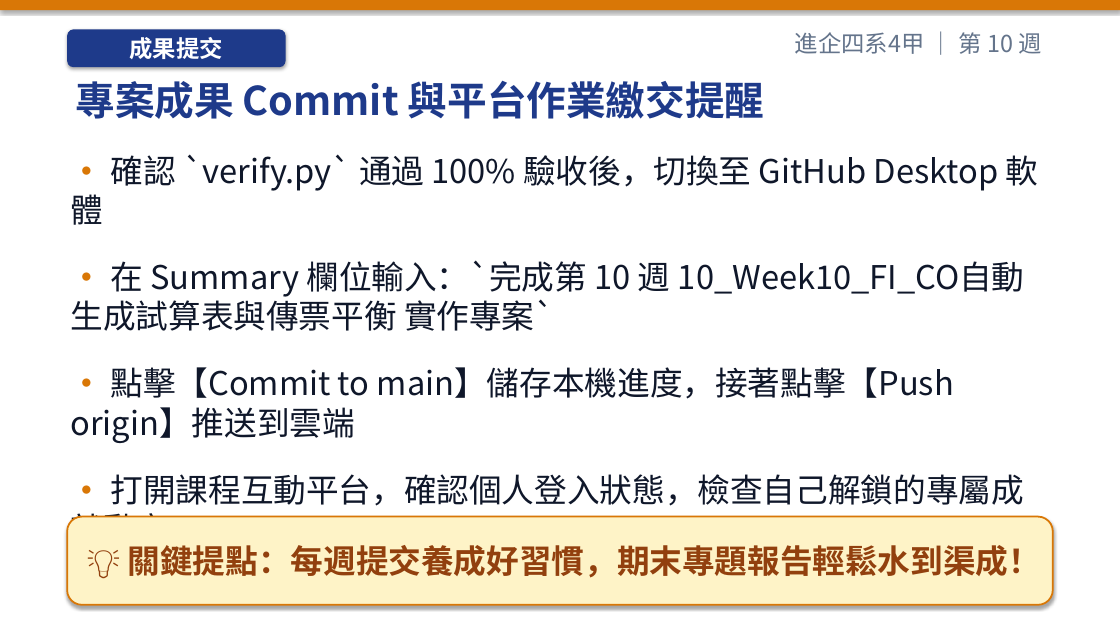
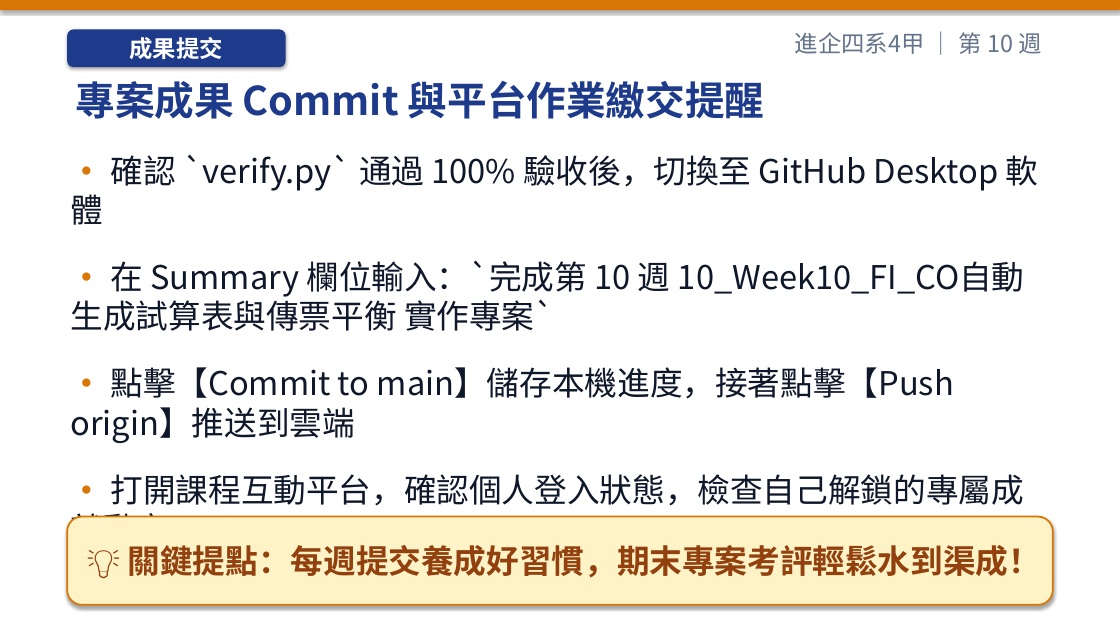
Before and after one commit to h12s12bs/vnu-enterprise-resource-planning, a slide deck: slide 45 of 01_每週教學簡報_PPT/ERP_第10週_會計與財務管理模組_(FI_CO).pptx. Drawn at 1120x630 pixels with LibreOffice and Linux fonts; fonts in the diff are those of the drawing. Boxes give left, top, right and bottom in pixels: in the first picture for what was removed or moved away, otherwise in the second. Text is boxed around its words. In the diff, an @@ line names an element or a change of style, - is before the commit and + after.

Commit message:
feat: rename assessment to 期中考 and 期末考, refine W1 setup pacing, and add W18 GitHub Pages showcase

```diff
--- a/01_每週教學簡報_PPT/ERP_第10週_會計與財務管理模組_(FI_CO).pptx
+++ b/01_每週教學簡報_PPT/ERP_第10週_會計與財務管理模組_(FI_CO).pptx
@@ text in rounded rectangle at bbox=[128, 545, 1041, 578]: text changed @@
-💡 關鍵提點：每週提交養成好習慣，期末專題報告輕鬆水到渠成！
+💡 關鍵提點：每週提交養成好習慣，期末專案考評輕鬆水到渠成！
```
Also in this commit, not shown: 46 other files.
